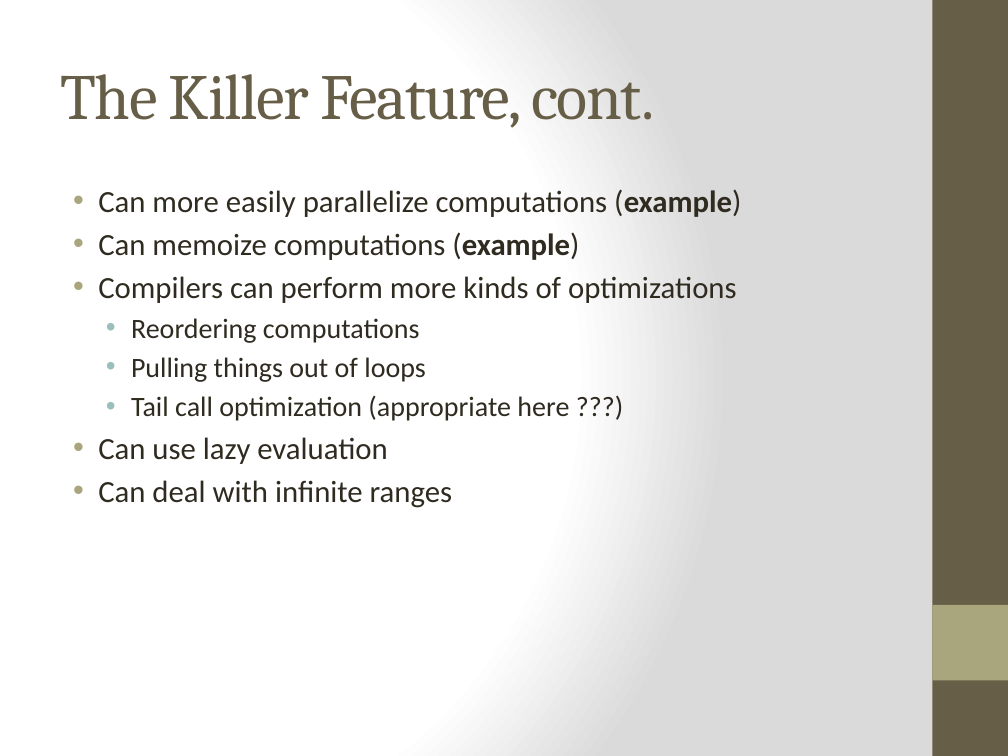
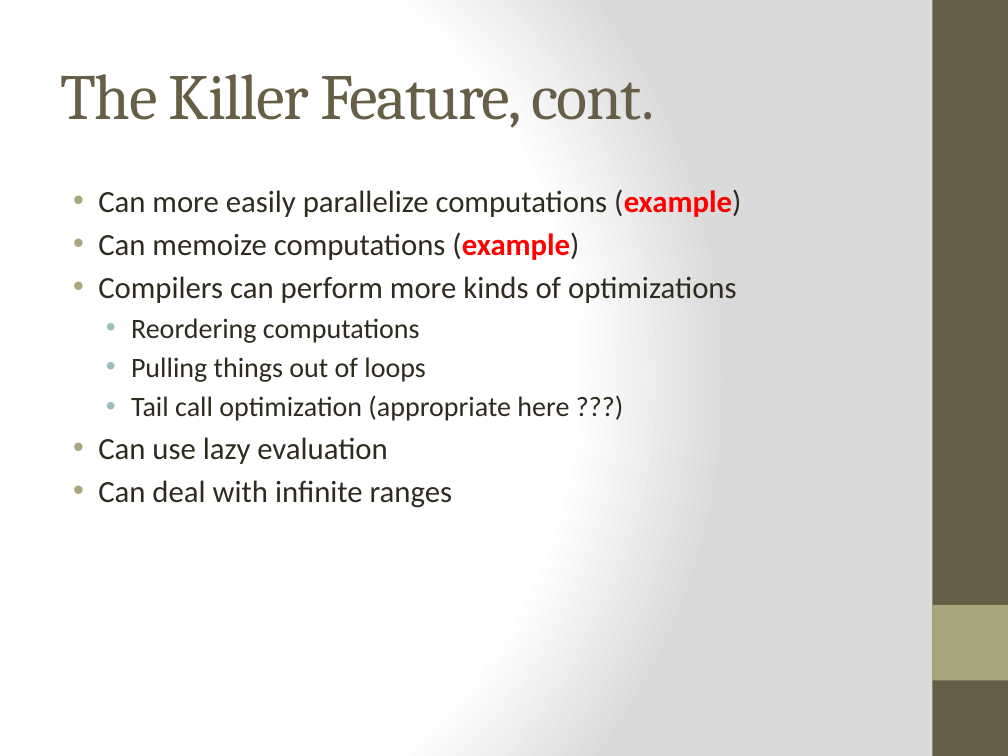
Before and after one commit to bjhartin/FoundationsOfFunctionalProgramming, a slide deck: slide 7 of FoundationsOfFunctionalProgramming.pptx. Drawn at 1008x756 pixels with LibreOffice and Linux fonts; fonts in the diff are those of the drawing. Boxes give left, top, right and bottom in pixels: in the first picture for what was removed or moved away, otherwise in the second. Text is boxed around its words. In the diff, an @@ line names an element or a change of style, - is before the commit and + after.

```diff
--- a/FoundationsOfFunctionalProgramming.pptx
+++ b/FoundationsOfFunctionalProgramming.pptx
@@ text at (x1=98, y1=189, x2=741, y2=260): text colour #2F2B20 to #FF0000 in "(example)", "(example)" @@
```
Also in this commit, not shown: 9 other slides changed, 8 slides added, 1 other file.
